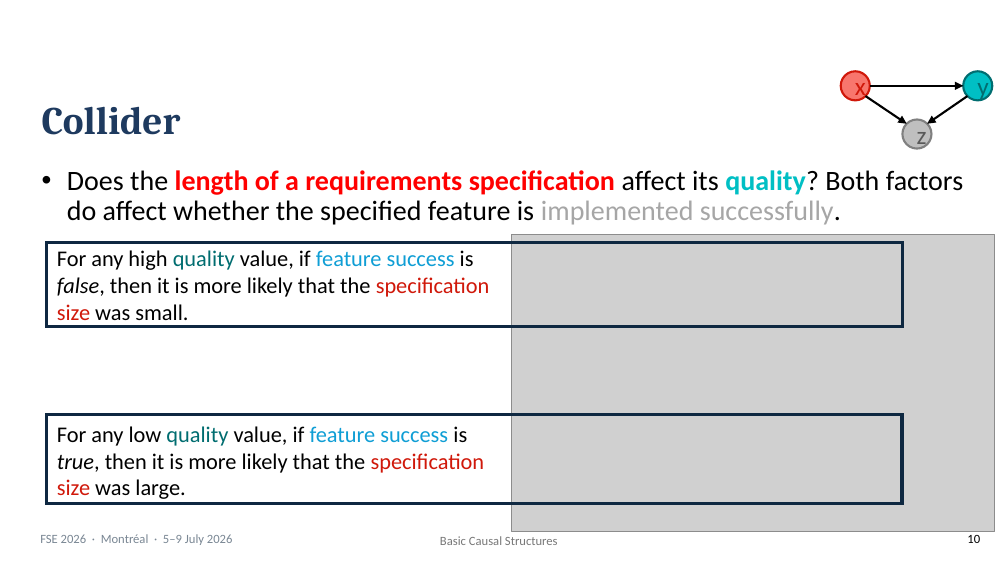
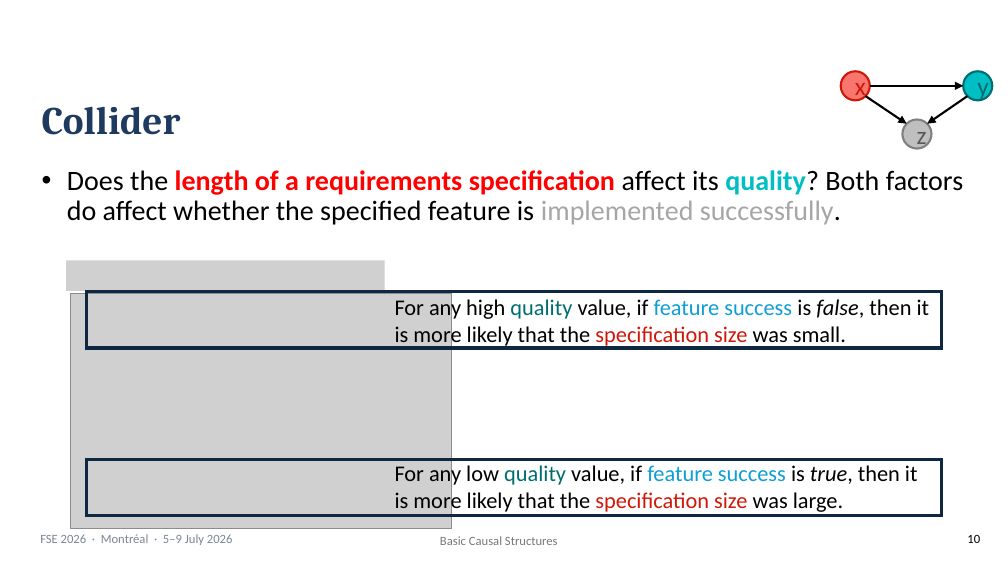
Before and after one commit to martinheyn/CI4SE_Tutorial, a slide deck: slide 10 of slides/Part 3 Basic Causal Structures and d-separation.pptx. Drawn at 1008x567 pixels with LibreOffice and Linux fonts; fonts in the diff are those of the drawing; grey boxes stand for pictures; background and template pictures are left out. Boxes give left, top, right and bottom in pixels: in the first picture for what was removed or moved away, otherwise in the second. Text is boxed around its words. In the diff, an @@ line names an element or a change of style, - is before the commit and + after.

```diff
--- a/slides/Part 3 Basic Causal Structures and d-separation.pptx
+++ b/slides/Part 3 Basic Causal Structures and d-separation.pptx
@@ picture added at [67, 260, 385, 290] @@
@@ picture: place and size @@
-picture at [512, 234, 995, 531]
+picture at [71, 293, 452, 528]
@@ rectangle: place and size @@
-rectangle at [47, 243, 903, 327]
+rectangle at [87, 291, 942, 348]
@@ text "For any high quality value, ..." rewrapped from [57, 250, 490, 326] to [395, 296, 930, 348] @@
@@ rectangle: place and size @@
-rectangle at [46, 415, 902, 504]
+rectangle at [87, 460, 942, 516]
@@ text "For any low quality value, ..." rewrapped from [57, 426, 485, 499] to [395, 463, 918, 515] @@
```
Also in this commit, not shown: 6 other slides changed, 2 other files.
